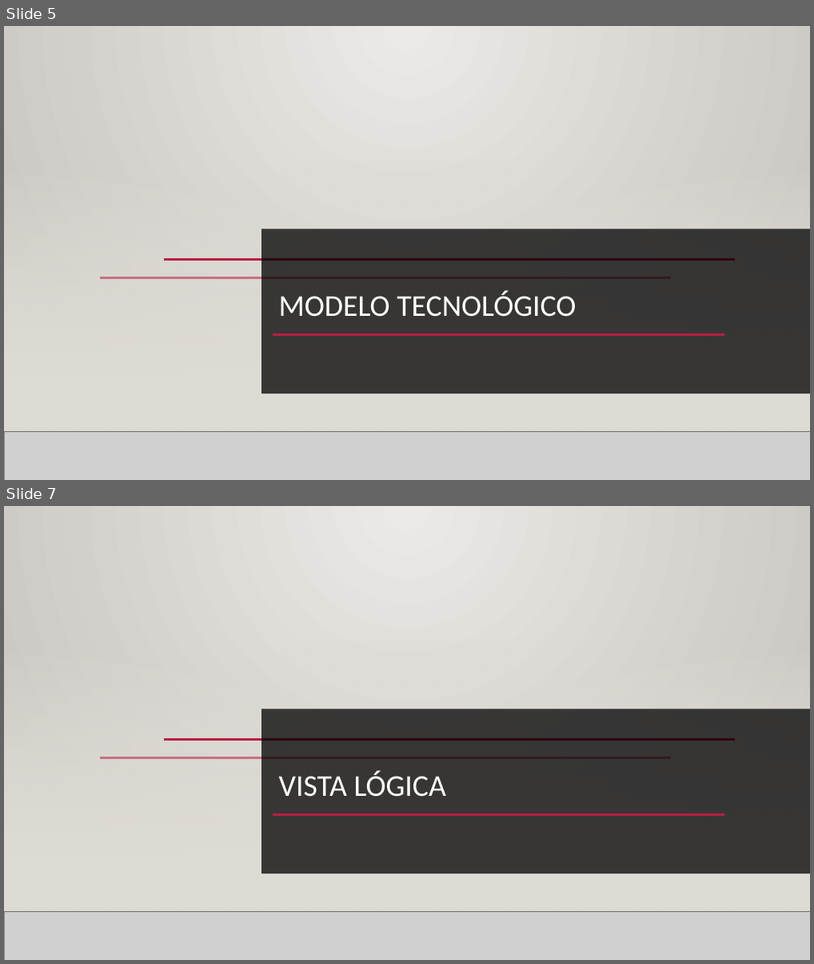
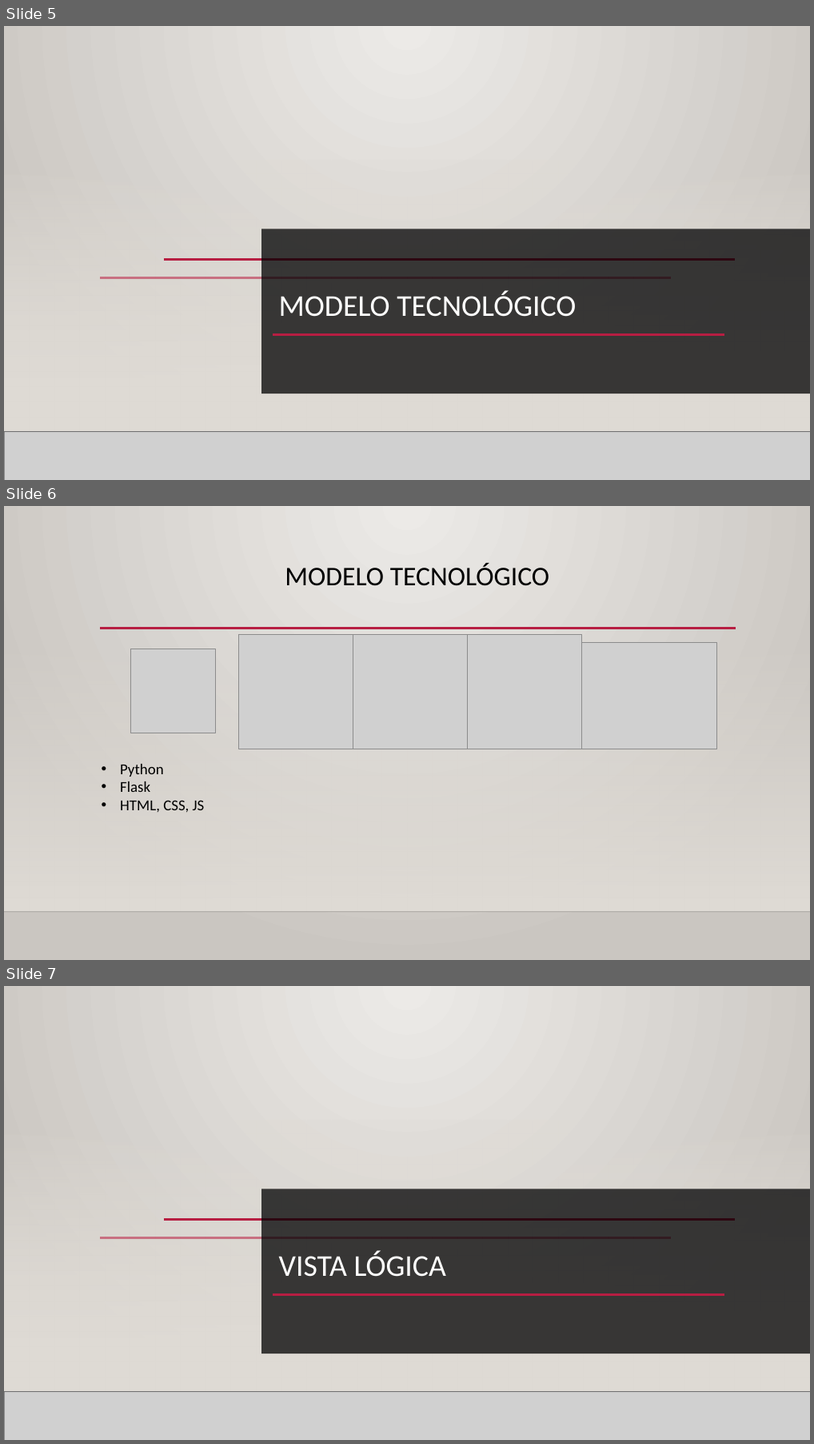
Before and after one commit to Projeto-ECO/Fase-3, a slide deck: Editables/Fase 3 - Construção.pptx. Shown one above the other, each under a label of ours: slides 5 and 7 before the commit, slides 5, 6 and 7 after it; the slides between them are not shown. The pictures are 814x964 and 814x1444 pixels, drawn with LibreOffice and Linux fonts; fonts in the diff are those of the drawing; grey boxes stand for pictures; background and template pictures are left out. Boxes give left, top, right and bottom in pixels: in the first picture for what was removed or moved away, otherwise in the second. Text is boxed around its words. In the diff, an @@ line names an element or a change of style, - is before the commit and + after.

```diff
--- a/Editables/Fase 3 - Construção.pptx
+++ b/Editables/Fase 3 - Construção.pptx
@@ slide 6 added at (4, 506, 810, 960), background gradient #ECEAE7 to #CAC7C1; not listed: 2 template elements that a slide beside it also shows @@
@@ title added at (285, 563, 550, 586), 32 pt, text #000000 @@
+MODELO TECNOLÓGICO
@@ line added from (100, 628) to (736, 628), #B71E42 2.5 pt @@
@@ picture added at (130, 648, 216, 733) @@
@@ picture added at (239, 634, 354, 748) @@
@@ picture added at (354, 634, 468, 748) @@
@@ picture added at (468, 634, 582, 748) @@
@@ picture added at (582, 642, 718, 749) @@
@@ text added at (120, 764, 205, 812), 18 pt, text #000000 @@
+• Python
+• Flask
+• HTML, CSS, JS
```
Also in this commit, not shown: 1 slide changed, 1 slide removed, 6 other files.
